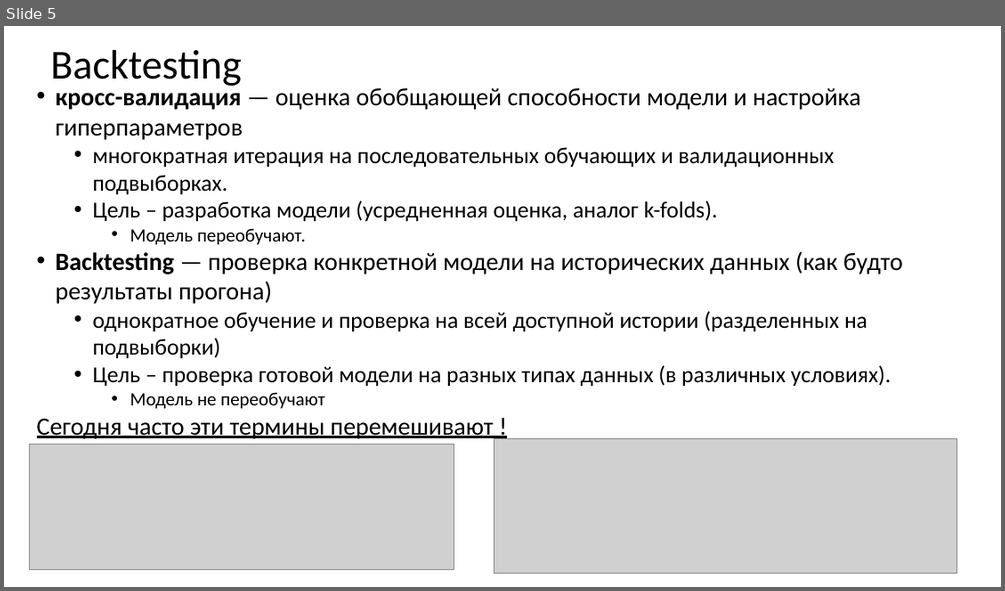
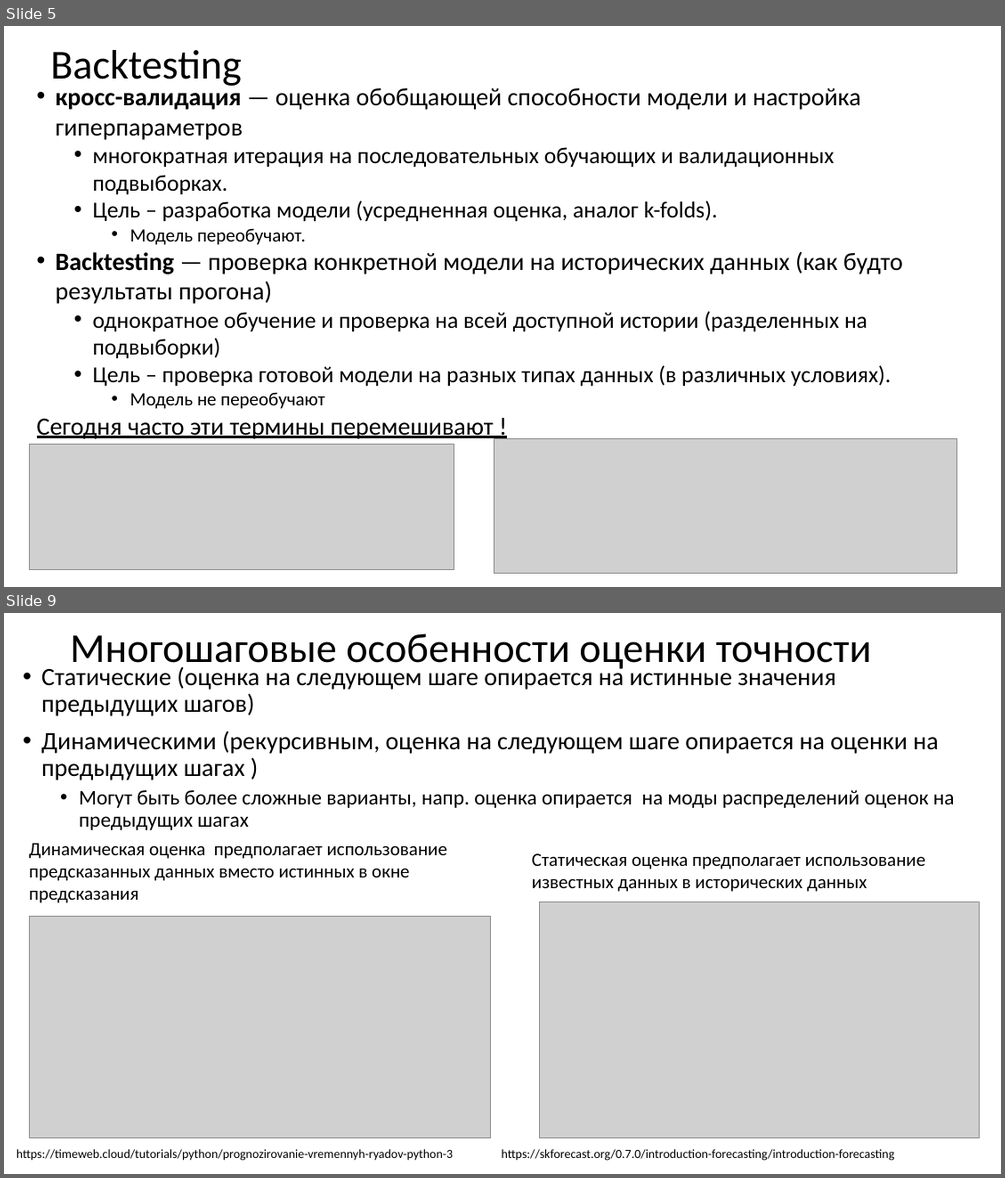
Before and after one commit to MVRonkin/TimeSeriesCourse, a slide deck: 2025/04-2 Оценка качества предсказаний ВР.pptx. Shown one above the other, each under a label of ours: slide 5 before the commit, slides 5 and 9 after it; the slides between them are not shown. The pictures are 1005x591 and 1005x1178 pixels, drawn with LibreOffice and Linux fonts; fonts in the diff are those of the drawing; grey boxes stand for pictures. Boxes give left, top, right and bottom in pixels: in the first picture for what was removed or moved away, otherwise in the second. Text is boxed around its words. In the diff, an @@ line names an element or a change of style, - is before the commit and + after.

```diff
--- a/2025/04-2 Оценка качества предсказаний ВР.pptx
+++ b/2025/04-2 Оценка качества предсказаний ВР.pptx
@@ slide 9 added at (x1=4, y1=613, x2=1001, y2=1174), background #FFFFFF @@
@@ title added at (x1=70, y1=633, x2=872, y2=672), 39.6 pt, text #000000 @@
+Многошаговые особенности оценки точности
@@ text added at (x1=41, y1=664, x2=955, y2=830), 24 pt, text #000000 @@
+• Статические (оценка на следующем шаге опирается на истинные значения предыдущих шагов)
+• Динамическими (рекурсивным, оценка на следующем шаге опирается на оценки на предыдущих шагах )
+  • Могут быть более сложные варианты, напр. оценка опирается на моды распределений оценок на предыдущих шагах
@@ text added at (x1=29, y1=843, x2=447, y2=903), 18 pt, text #000000 @@
+Динамическая оценка предполагает использование предсказанных данных вместо истинных в окне предсказания
@@ text added at (x1=532, y1=853, x2=925, y2=892), 18 pt, text #000000 @@
+Статическая оценка предполагает использование известных данных в исторических данных
@@ picture added at (x1=540, y1=901, x2=979, y2=1138) @@
@@ picture added at (x1=30, y1=916, x2=491, y2=1138) @@
@@ text added at (x1=16, y1=1149, x2=453, y2=1160), 12 pt, text #000000 @@
+https://timeweb.cloud/tutorials/python/prognozirovanie-vremennyh-ryadov-python-3
@@ text added at (x1=502, y1=1149, x2=895, y2=1160), 12 pt, text #000000 @@
+https://skforecast.org/0.7.0/introduction-forecasting/introduction-forecasting
```
Also in this commit, not shown: 5 slides changed, 3 other slides added.
